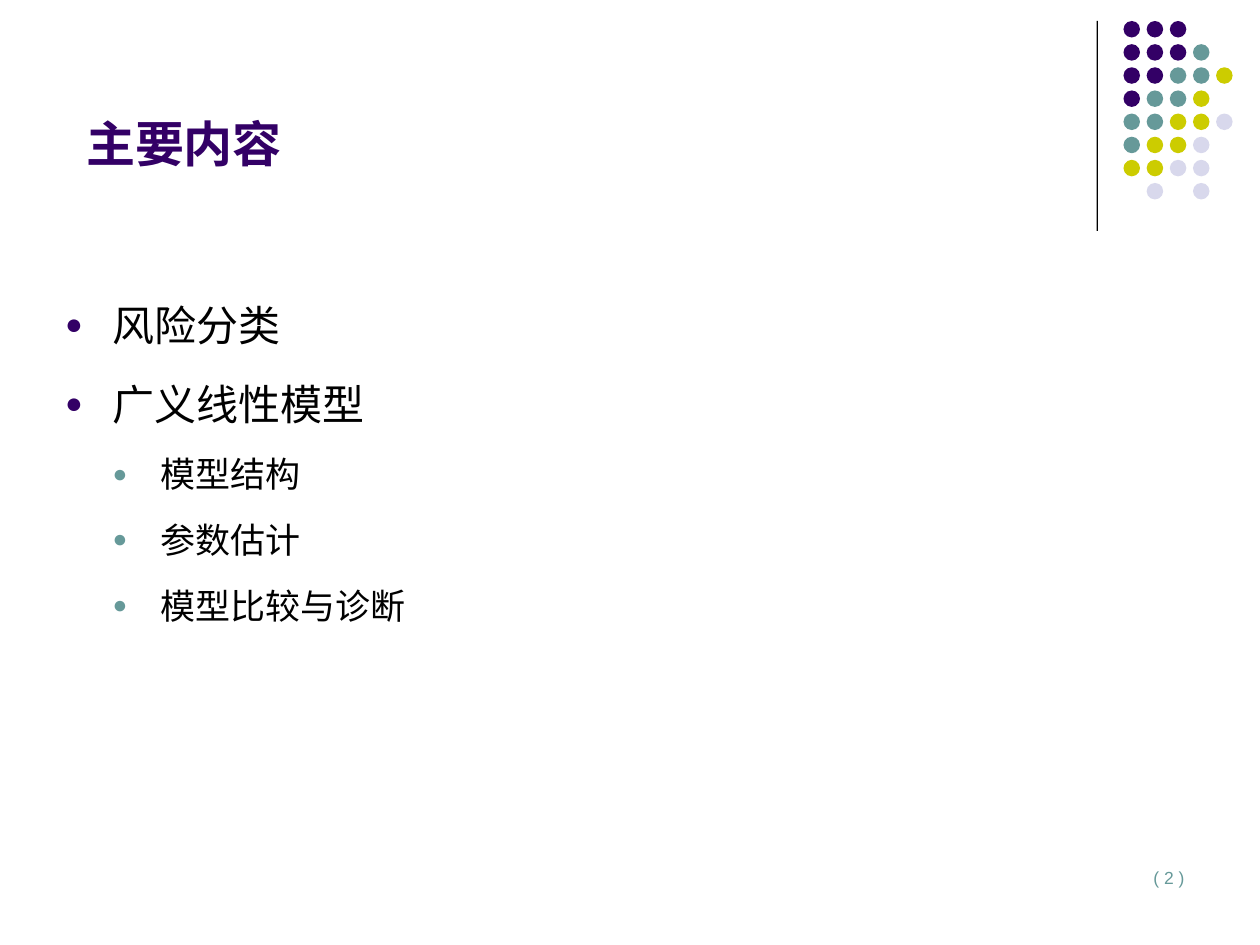
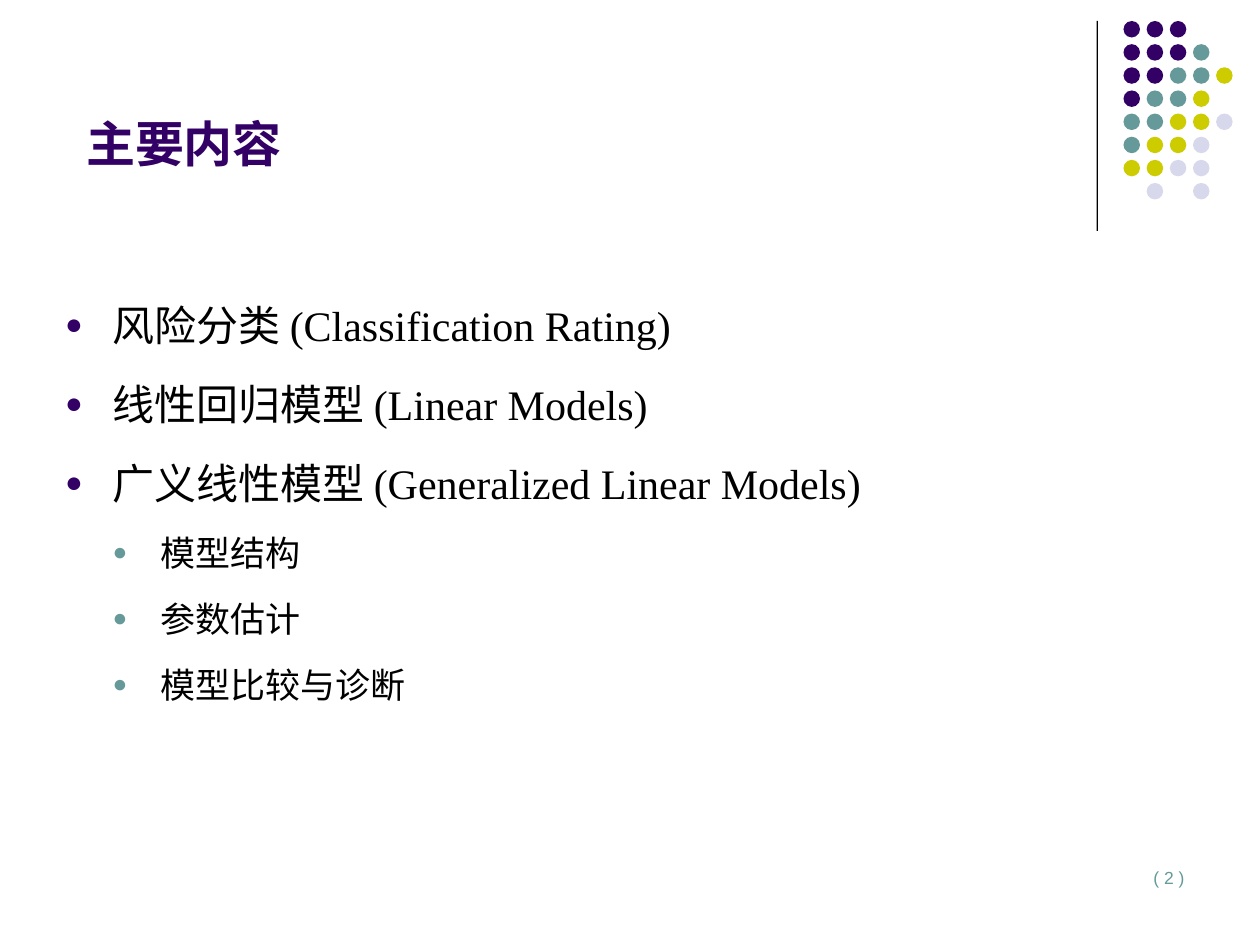
Before and after one commit to lizhengxiao/Non-life-Insurance-Actuarial-Science, a slide deck: slide 2 of Lectures/7 - Classification Rating and Generalized Linear Models.pptx. Drawn at 1260x945 pixels with LibreOffice and Linux fonts; fonts in the diff are those of the drawing. Boxes give left, top, right and bottom in pixels: in the first picture for what was removed or moved away, otherwise in the second. Text is boxed around its words. In the diff, an @@ line names an element or a change of style, - is before the commit and + after.

```diff
--- a/Lectures/7 - Classification Rating and Generalized Linear Models.pptx
+++ b/Lectures/7 - Classification Rating and Generalized Linear Models.pptx
@@ text at <box>112,305,861,508</box>: text changed @@
-● 风险分类
-● 广义线性模型
+● 风险分类 (Classification Rating)
+● 线性回归模型 (Linear Models)
+● 广义线性模型 (Generalized Linear Models)
```
Also in this commit, not shown: 6 other slides changed, 39 slides added, 2 other files.
